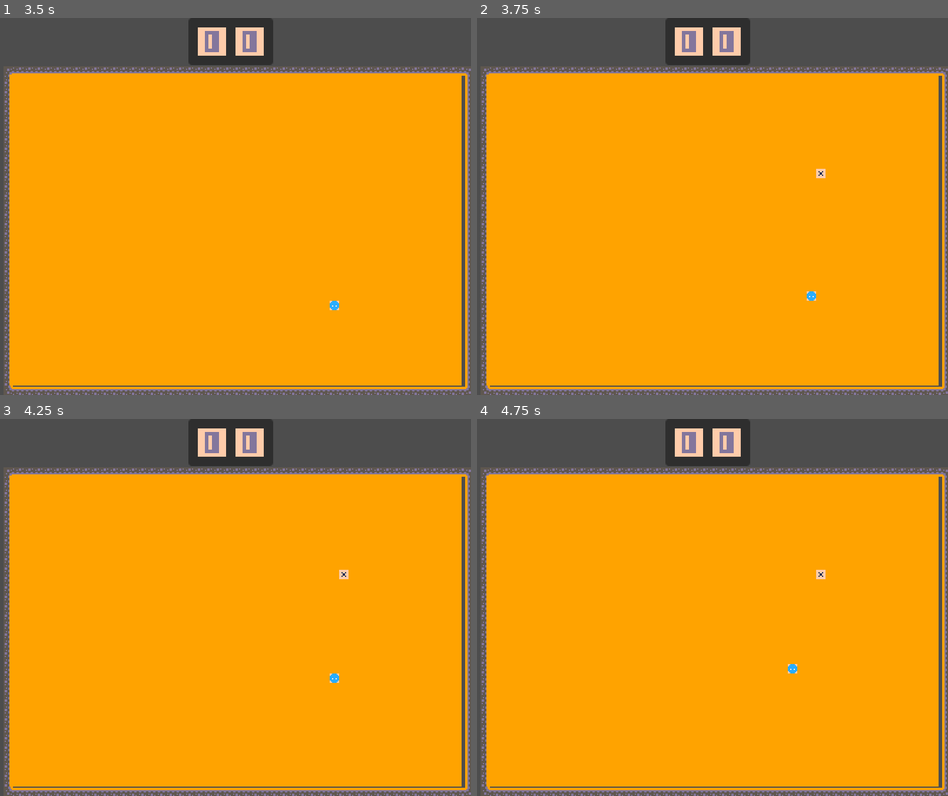
Above: before the commit, frames 1-4 (two rows, left to right).
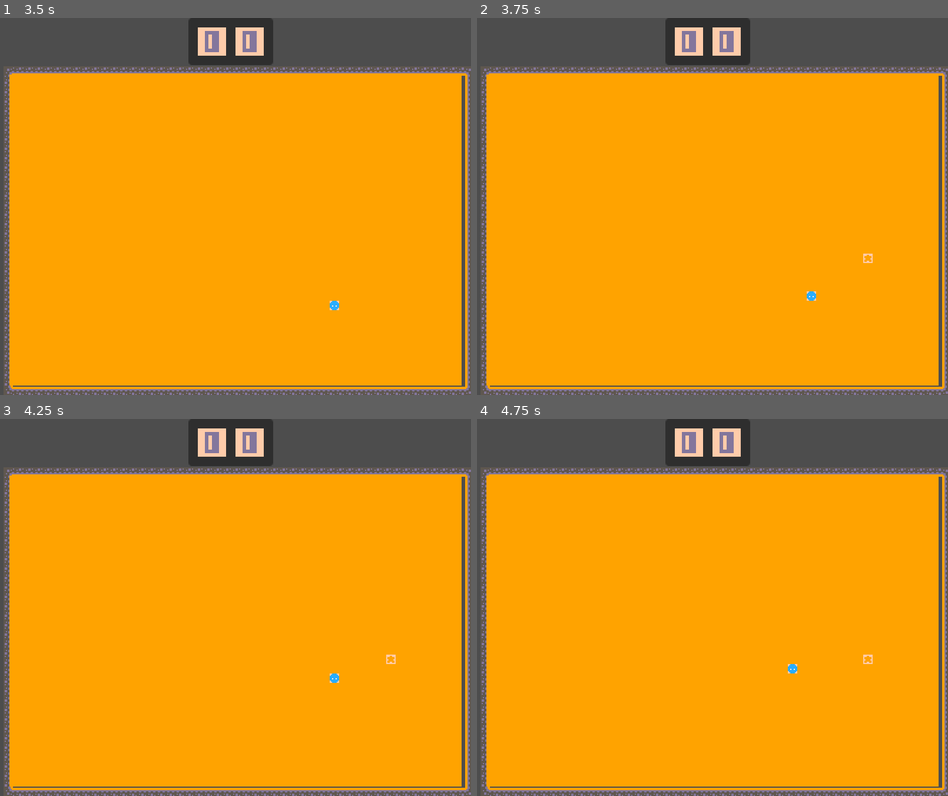
Above: after the commit, the same moments.

Repository: quiet-night-studio/snake
Game: Godot game, scene res://main.tscn
The game is run twice, just before and just after one commit, with the same random seed, the same clock (stepped at 60 frames per second) and the same inputs.
Inputs:
- Up to frame 1 (3.5 s): click "Start" at 0.5 s; tap Enter at 1.25 s; hold Right (ui_right) 1.28-2.03 s; tap Space at 2 s; hold Down (ui_down) 2.03-2.78 s; hold Right (ui_right) from 2.78 s (still down)
- Up to frame 2 (3.75 s): release Right (ui_right) at 3.53 s; hold Up (ui_up) from 3.53 s (still down)
- Up to frame 3 (4.25 s): keep holding Up (ui_up)
- Up to frame 4 (4.75 s): release Up (ui_up) at 4.28 s; hold Left (ui_left) from 4.28 s (still down)

Frame 1 is identical in both runs. In frame 2, less than 0.1% of the frame differs, in the area x 72-84%, y 40-65%; in frame 3, less than 0.1%; in frame 4, less than 0.1%.

Commit message:
restart game; clean up code; proper names

Diff:
--- a/main.gd
+++ b/main.gd
@@ -40,6 +40,7 @@
 @onready var score_label: Label = %ScoreLabel
 @onready var tens: Sprite2D = %Tens
 @onready var units: Sprite2D = %Units
+@onready var try_again_button: Button = %TryAgainButton
 
 var current_state: GameState = GameState.MENU
 var total_points: int = 0
@@ -47,12 +48,12 @@
 
 
 func _ready() -> void:
-	setup_drops_list()
-	setup_connections()
-	initialize_game()
-
-
-func setup_drops_list() -> void:
+	_setup_drops_list()
+	_setup_connections()
+	_initialize_game()
+
+
+func _setup_drops_list() -> void:
 	drops_list = [
 		Scenes.DROPS.REVERSE,
 		Scenes.DROPS.GHOST,
@@ -62,44 +63,54 @@
 	]
 
 
-func setup_connections() -> void:
+func _setup_connections() -> void:
 	Signals.points_updated.connect(_on_points_updated)
-	Signals.player_died.connect(end_game)
-	drops_timer.timeout.connect(spawn_random_drop)
-	start_button.pressed.connect(start_game)
-
-
-func initialize_game() -> void:
+	Signals.player_died.connect(_end_game)
+	drops_timer.timeout.connect(_spawn_random_drop)
+	start_button.pressed.connect(_start_game)
+	try_again_button.pressed.connect(_start_game)
+
+
+func _initialize_game() -> void:
 	current_state = GameState.MENU
 	total_points = 0
-	update_ui_visibility()
-
-
-func update_ui_visibility() -> void:
+	_update_ui_visibility()
+
+
+func _update_ui_visibility() -> void:
 	menu_panel_container.visible = current_state == GameState.MENU
 	counter_panel_container.visible = current_state == GameState.PLAYING
 	death_panel_container.visible = current_state == GameState.GAME_OVER
 
 
-func start_game() -> void:
+func clear_stage() -> void:
+	for child in $Drops.get_children():
+		child.queue_free()
+
+	for child in $SnakePieces.get_children():
+		child.queue_free()
+
+
+func _start_game() -> void:
 	current_state = GameState.PLAYING
 	total_points = 0
-	points_label.text = "0"
-	spawn_snake()
+	_spawn_snake()
 	drops_timer.start()
-	update_ui_visibility()
-
-
-func end_game() -> void:
+	_update_ui_visibility()
+
+
+func _end_game() -> void:
 	current_state = GameState.GAME_OVER
 	drops_timer.stop()
-	update_score_display()
-	update_ui_visibility()
-
-
-func spawn_snake() -> void:
+	_update_ui_visibility()
+	_update_score_display()
+	clear_stage()
+
+
+func _spawn_snake() -> void:
 	var snake: Node = Scenes.SNAKE.instantiate()
-	snake.position = Vector2(200, 208)  # Consider making this configurable
+	snake.pieces_container = $SnakePieces
+	snake.position = Vector2(200, 208)
 	add_child(snake)
 
 
@@ -112,37 +123,37 @@
 	units.texture = number_textures[u]
 
 
-func update_score_display() -> void:
+func _update_score_display() -> void:
 	var points_suffix = "point" + ("s" if total_points != 1 else "")
 	score_label.text = "You scored %d %s!" % [total_points, points_suffix]
 
 
-func spawn_random_drop() -> void:
+func _spawn_random_drop() -> void:
 	var drop_scene: PackedScene
 	if randf() <= DROP_WEIGHTS.FRUIT:
 		drop_scene = Scenes.DROPS.FRUIT
 	else:
 		drop_scene = drops_list.pick_random()
 
-	spawn_drop(drop_scene)
-
-
-func spawn_drop(drop_scene: PackedScene) -> void:
+	_spawn_drop(drop_scene)
+
+
+func _spawn_drop(drop_scene: PackedScene) -> void:
 	var drop = drop_scene.instantiate()
-	var valid_position = get_valid_spawn_position()
+	var valid_position = _get_valid_spawn_position()
 	drop.position = valid_position
-	add_child(drop)
+	$Drops.add_child(drop)
 
 
 # Everything below this line is AI generated code
 # with some manual adjustments.
-func get_valid_spawn_position() -> Vector2:
-	var pos = get_random_position()
+func _get_valid_spawn_position() -> Vector2:
+	var pos = _get_random_position()
 	var max_attempts := 100
 	var attempts := 0
 
-	while not is_position_valid(pos) and attempts < max_attempts:
-		pos = get_random_position()
+	while not _is_position_valid(pos) and attempts < max_attempts:
+		pos = _get_random_position()
 		attempts += 1
 
 	if attempts >= max_attempts:
@@ -151,7 +162,7 @@
 	return pos
 
 
-func get_random_position() -> Vector2:
+func _get_random_position() -> Vector2:
 	var used_rect := tilemap.get_used_rect()
 	var random_x = randi_range(used_rect.position.x, used_rect.end.x - 10)
 	var random_y = randi_range(used_rect.position.y, used_rect.end.y - 10)
@@ -159,32 +170,32 @@
 	return world_position.snapped(Vector2(GRID_SIZE, GRID_SIZE))
 
 
-func is_position_valid(pos: Vector2) -> bool:
+func _is_position_valid(pos: Vector2) -> bool:
 	var tile_pos = tilemap.local_to_map(pos)
 
-	if is_position_out_of_bounds(tile_pos):
+	if _is_position_out_of_bounds(tile_pos):
 		return false
 
-	if has_obstacle_at_position(tile_pos):
+	if _has_obstacle_at_position(tile_pos):
 		return false
 
-	if has_drop_at_position(pos):
+	if _has_drop_at_position(pos):
 		return false
 
 	return true
 
 
-func is_position_out_of_bounds(tile_pos: Vector2i) -> bool:
+func _is_position_out_of_bounds(tile_pos: Vector2i) -> bool:
 	var used_rect = tilemap.get_used_rect()
 	return not used_rect.has_point(tile_pos)
 
 
-func has_obstacle_at_position(tile_pos: Vector2i) -> bool:
+func _has_obstacle_at_position(tile_pos: Vector2i) -> bool:
 	var tile_data = tilemap.get_cell_tile_data(tile_pos)
 	return tile_data != null
 
 
-func has_drop_at_position(pos: Vector2) -> bool:
+func _has_drop_at_position(pos: Vector2) -> bool:
 	for child in get_children():
 		if child.has_method("is_drop") and child.position == pos:
 			return true
--- a/main.tscn
+++ b/main.tscn
@@ -355,6 +355,7 @@
 
 [node name="CounterPanelContainer" type="PanelContainer" parent="CanvasLayer"]
 unique_name_in_owner = true
+visible = false
 anchors_preset = 5
 anchor_left = 0.5
 anchor_right = 0.5
@@ -415,8 +416,14 @@
 text = "X points"
 horizontal_alignment = 1
 
+[node name="TryAgainButton" type="Button" parent="CanvasLayer/DeathPanelContainer/VBoxContainer"]
+unique_name_in_owner = true
+layout_mode = 2
+text = "TRY AGAIN?"
+
 [node name="MenuPanelContainer" type="PanelContainer" parent="CanvasLayer"]
 unique_name_in_owner = true
+visible = false
 anchors_preset = 8
 anchor_left = 0.5
 anchor_top = 0.5
@@ -440,3 +447,7 @@
 unique_name_in_owner = true
 layout_mode = 2
 text = "Start"
+
+[node name="Drops" type="Node" parent="."]
+
+[node name="SnakePieces" type="Node" parent="."]
--- a/scenes/snake/snake.gd
+++ b/scenes/snake/snake.gd
@@ -2,6 +2,8 @@
 
 const SPEED_STATES = {"NORMAL": 0.2, "FAST": 0.1, "SLOW": 0.4}
 const SPEED_BOOST_CHANCE: float = 0.5
+
+enum Direction { UP, DOWN, LEFT, RIGHT }
 
 @onready var collision_area: Area2D = $CollisionArea
 @onready var drop_area: Area2D = $DropArea
@@ -9,8 +11,6 @@
 @onready var sprite_2d: Sprite2D = $Sprite2D
 @onready var reverse_timer: Timer = %ReverseTimer
 @onready var speed_slow_timer: Timer = %SpeedSlowTimer
-
-enum Direction { UP, DOWN, LEFT, RIGHT }
 
 var snake_body: PackedScene = preload("res://scenes/snake/snake_body.tscn")
 
@@ -23,6 +23,7 @@
 var current_speed_state: String = "NORMAL"
 var pieces: Array
 var position_history: Array[Vector2]
+var pieces_container: Node
 
 
 func _ready() -> void:
@@ -79,6 +80,8 @@
 
 
 func _on_player_died() -> void:
+	position_history.clear()
+	pieces.clear()
 	queue_free()
 
 
@@ -151,7 +154,7 @@
 	var body_scene: Area2D = snake_body.instantiate()
 	body_scene.position = _calculate_spawn_position()
 
-	get_parent().call_deferred("add_child", body_scene)
+	pieces_container.call_deferred("add_child", body_scene)
 	pieces.append(body_scene)
 
 	Signals.points_updated.emit()
